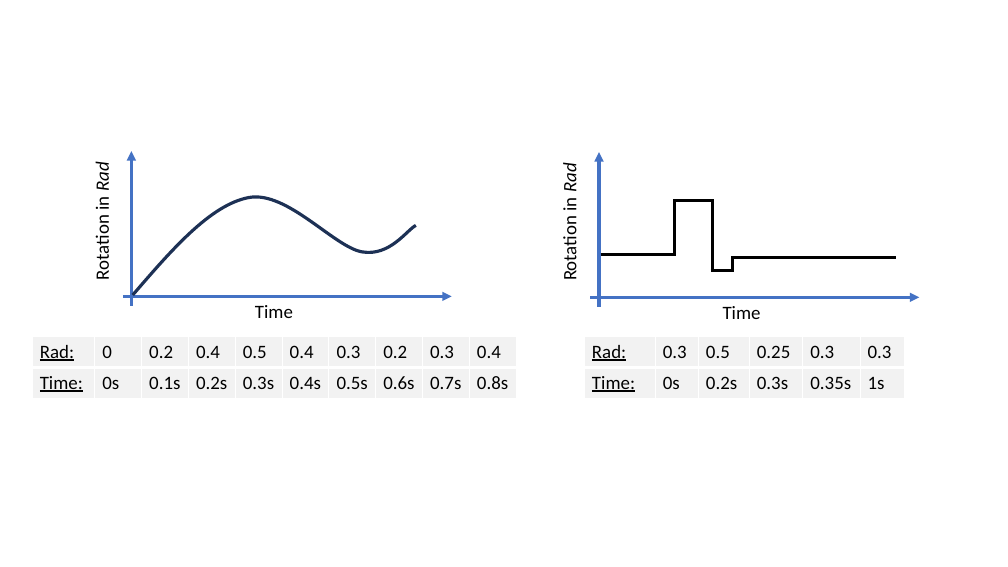
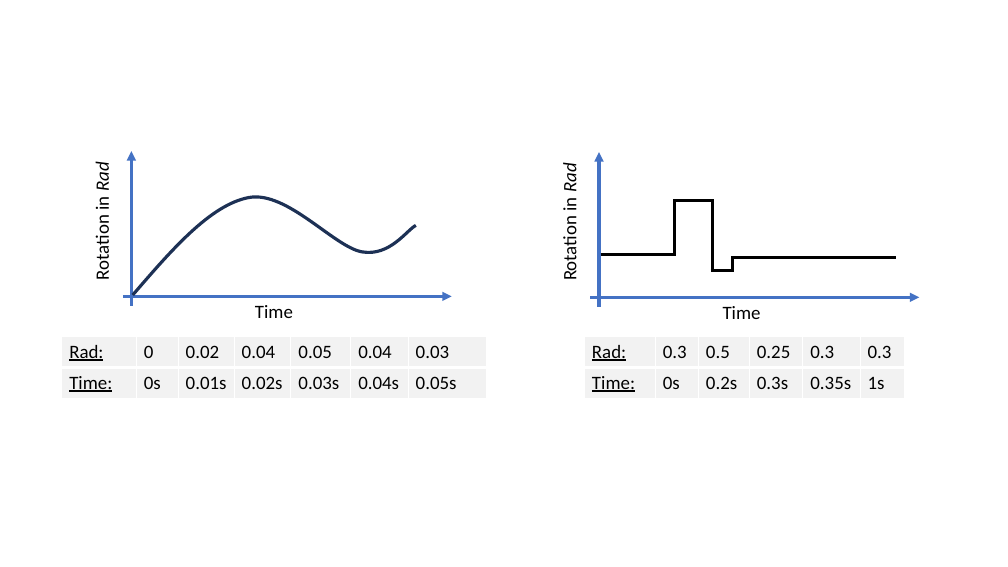
Before and after one commit to JanNalivaika/MASTERS-THESIS, a slide deck: slide 8 of Latex/figures/images.pptx (slide 9 before the commit). Drawn at 1008x567 pixels with LibreOffice and Linux fonts; fonts in the diff are those of the drawing. Boxes give left, top, right and bottom in pixels: in the first picture for what was removed or moved away, otherwise in the second. Text is boxed around its words. In the diff, an @@ line names an element or a change of style, - is before the commit and + after.

```diff
--- a/Latex/figures/images.pptx
+++ b/Latex/figures/images.pptx
@@ table at (x1=62, y1=337, x2=487, y2=398) @@
-column 3: 0.2 | 0.1s
-column 4: 0.4 | 0.2s
-column 5: 0.5 | 0.3s
-column 6: 0.4 | 0.4s
-column 7: 0.3 | 0.5s
-column 8: 0.2 | 0.6s
-column 9: 0.3 | 0.7s
-column 10: 0.4 | 0.8s
+column 3: 0.02 | 0.01s
+column 4: 0.04 | 0.02s
+column 5: 0.05 | 0.03s
+column 6: 0.04 | 0.04s
+column 7: 0.03 | 0.05s
@@ table resized from (x1=33, y1=337, x2=517, y2=398) to (x1=62, y1=337, x2=487, y2=398) @@
```
Also in this commit, not shown: 2 slides added, 1 slide removed, 21 other files.
